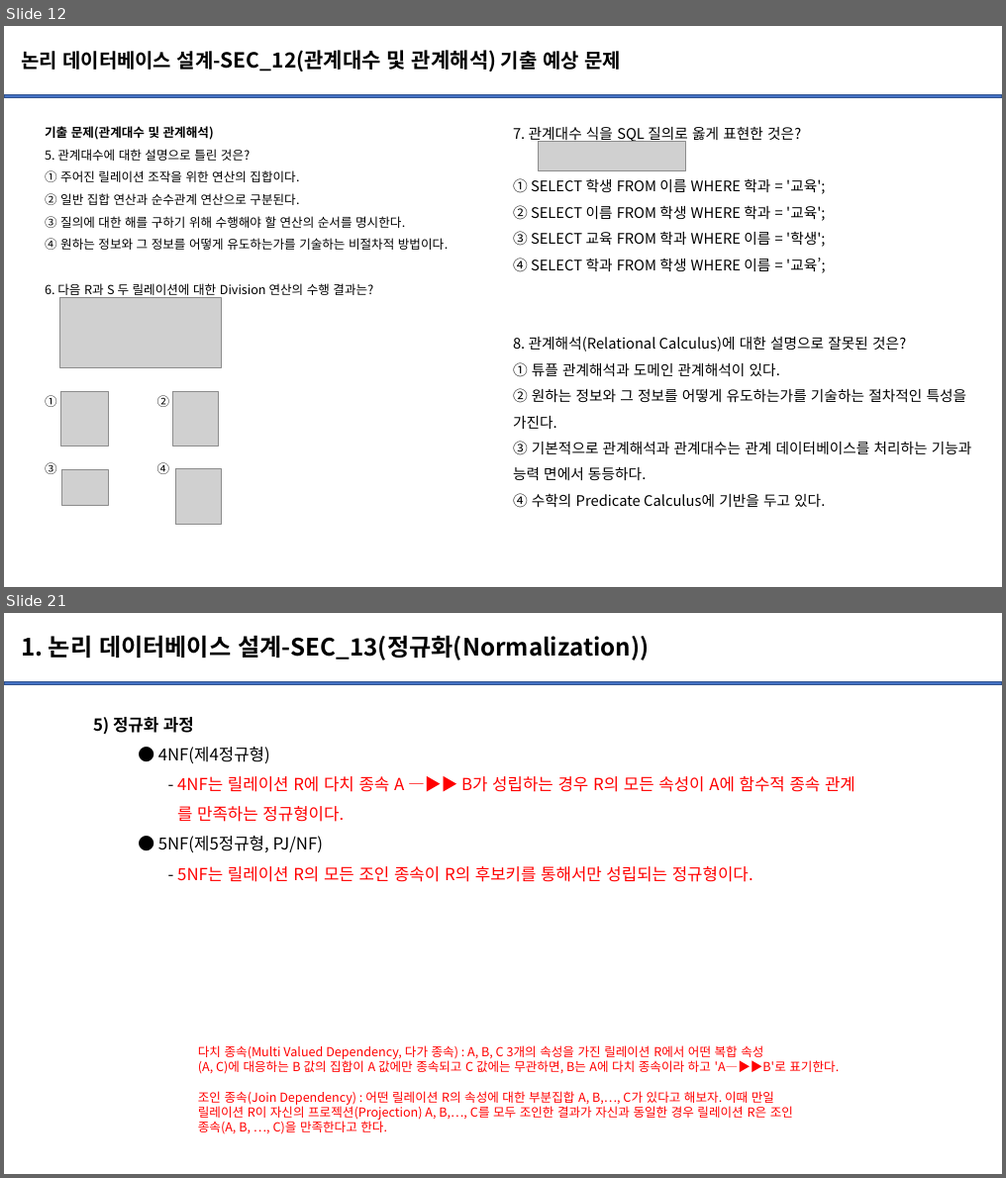
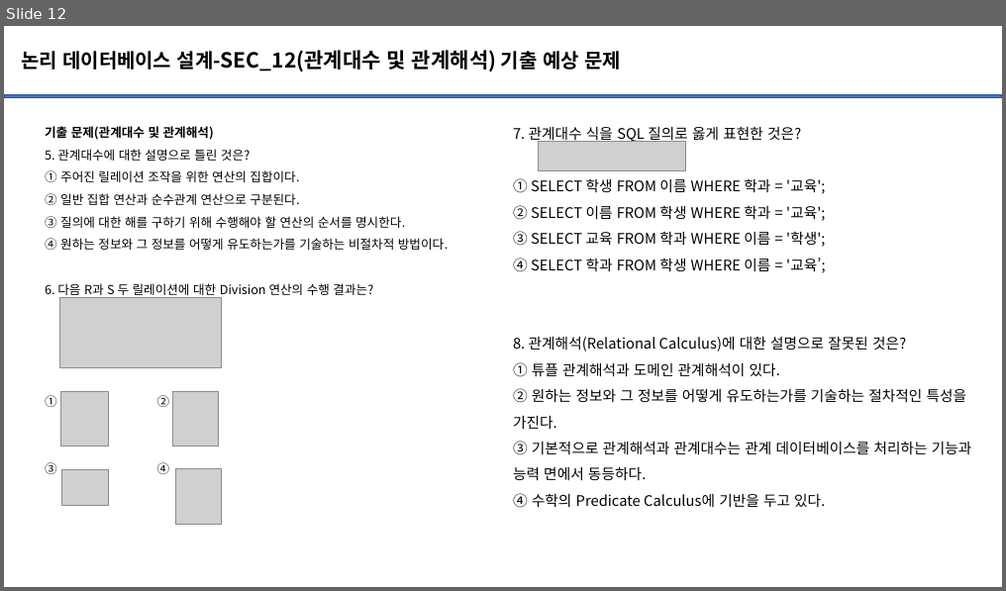
Before and after one commit to powerjjh95/TIL, a slide deck: Certification/정보처리기사/필기/문제/문제_3과목-Part1.데이터베이스 구축(논리 데이터베이스 설계-Ⅱ)_2.pptx. Shown one above the other, each under a label of ours: slides 12 and 21 before the commit, slide 12 after it; the slides between them are not shown. The pictures are 1006x1178 and 1006x591 pixels, drawn with LibreOffice and Linux fonts; fonts in the diff are those of the drawing; grey boxes stand for pictures; background and template pictures are left out. Boxes give left, top, right and bottom in pixels: in the first picture for what was removed or moved away, otherwise in the second. Text is boxed around its words. In the diff, an @@ line names an element or a change of style, - is before the commit and + after.

```diff
--- a/Certification/정보처리기사/필기/문제/문제_3과목-Part1.데이터베이스 구축(논리 데이터베이스 설계-Ⅱ)_2.pptx
+++ b/Certification/정보처리기사/필기/문제/문제_3과목-Part1.데이터베이스 구축(논리 데이터베이스 설계-Ⅱ)_2.pptx
@@ slide 21 removed at (4,613,1002,1174), background picture (left out); not listed: 1 template element that a slide beside it also shows @@
@@ title removed at (21,635,648,661) @@
-1. 논리 데이터베이스 설계-SEC_13(정규화(Normalization))
@@ text removed at (93,717,855,882) @@
-5) 정규화 과정
-● 4NF(제4정규형)
-- 4NF는 릴레이션 R에 다치 종속 A ―▶▶ B가 성립하는 경우 R의 모든 속성이 A에 함수적 종속 관계
-를 만족하는 정규형이다.
-● 5NF(제5정규형, PJ/NF)
-- 5NF는 릴레이션 R의 모든 조인 종속이 R의 후보키를 통해서만 성립되는 정규형이다.
@@ text removed at (198,1046,839,1135) @@
-다치 종속(Multi Valued Dependency, 다가 종속) : A, B, C 3개의 속성을 가진 릴레이션 R에서 어떤 복합 속성
-(A, C)에 대응하는 B 값의 집합이 A 값에만 종속되고 C 값에는 무관하면, B는 A에 다치 종속이라 하고 'A―▶▶B'로 표기한다.
-조인 종속(Join Dependency) : 어떤 릴레이션 R의 속성에 대한 부분집합 A, B,…, C가 있다고 해보자. 이때 만일
-릴레이션 R이 자신의 프로젝션(Projection) A, B,…, C를 모두 조인한 결과가 자신과 동일한 경우 릴레이션 R은 조인
-종속(A, B, …, C)을 만족한다고 한다.
```
Also in this commit, not shown: 9 slides changed, 22 other slides removed, 2 other files.
